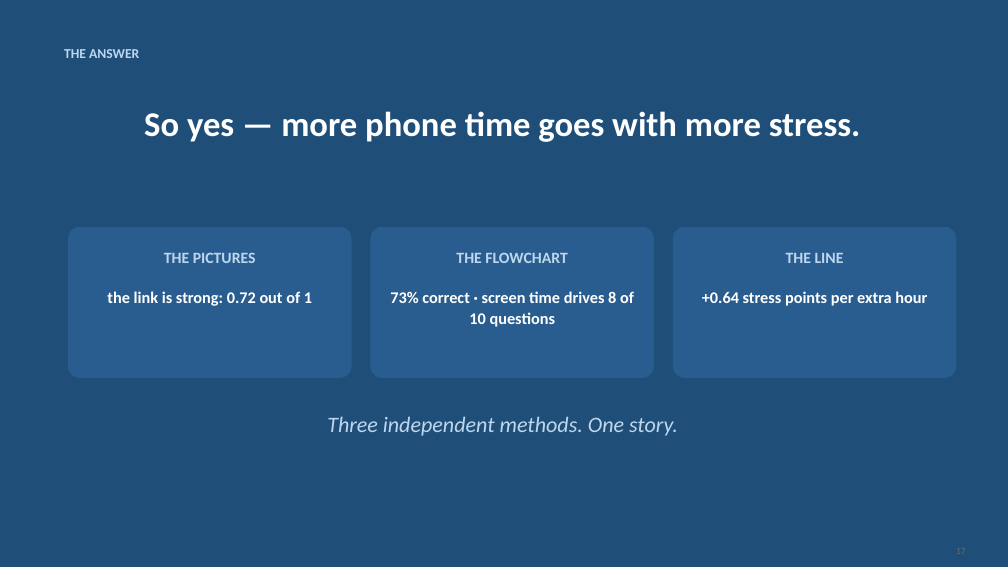
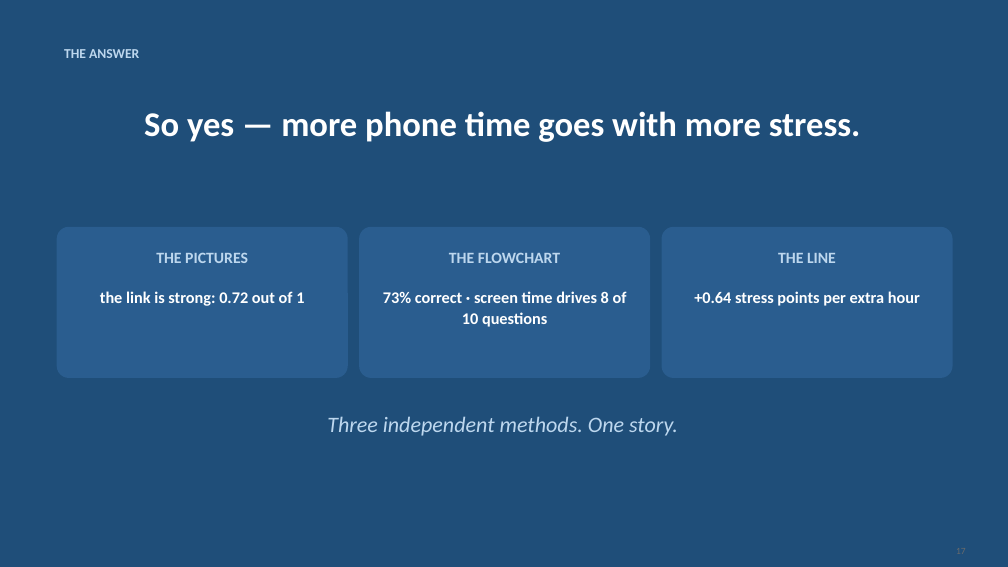
Before and after one commit to jaismine19/social-media-stress-analysis, a slide deck: slide 17 of presentation/Social_Media_Stress_Presentation.pptx. Drawn at 1008x567 pixels with LibreOffice and Linux fonts; fonts in the diff are those of the drawing. Boxes give left, top, right and bottom in pixels: in the first picture for what was removed or moved away, otherwise in the second. Text is boxed around its words. In the diff, an @@ line names an element or a change of style, - is before the commit and + after.

Commit message:
Enforce strict layout grid: identical margins, panel sizes, chip positions and takeaway bars on every slide

```diff
--- a/presentation/Social_Media_Stress_Presentation.pptx
+++ b/presentation/Social_Media_Stress_Presentation.pptx
@@ rounded rectangle: place and size @@
-rounded rectangle at [68,227,352,378]
+rounded rectangle at [57,227,348,378]
@@ rounded rectangle: place and size @@
-rounded rectangle at [371,227,654,378]
+rounded rectangle at [359,227,650,378]
@@ rounded rectangle: place and size @@
-rounded rectangle at [673,227,957,378]
+rounded rectangle at [662,227,953,378]
@@ text "THE PICTURES": place and size @@
-text "THE PICTURES" at [164,252,256,263]
+text "THE PICTURES" at [156,252,248,263]
@@ text "THE FLOWCHART": place and size @@
-text "THE FLOWCHART" at [456,252,567,263]
+text "THE FLOWCHART" at [449,252,560,263]
@@ text "THE LINE": place and size @@
-text "THE LINE" at [786,253,844,263]
+text "THE LINE" at [778,253,836,263]
@@ text "the link is strong: 0.72 ...": place and size @@
-text "the link is strong: 0.72 ..." at [107,291,312,306]
+text "the link is strong: 0.72 ..." at [100,291,304,306]
@@ text "73% correct · screen time ...": place and size @@
-text "73% correct · screen time ..." at [390,291,634,327]
+text "73% correct · screen time ..." at [383,291,627,327]
@@ text "+0.64 stress points per extra ...": place and size @@
-text "+0.64 stress points per extra ..." at [702,291,927,306]
+text "+0.64 stress points per extra ..." at [694,291,920,306]
```
Also in this commit, not shown: 18 other slides changed.
